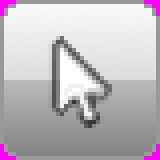
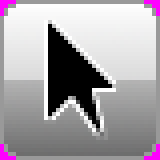
The second 160px x 160px image is a revision of the first. Changes to its layers:
moved "Layer #2" above "Layer #5", painted on it over 4, 4, 156, 140
painted on "Layer #5" over 44, 16, 120, 144
hid "Layer", moved it above "Layer #4", painted on it over 4, 4, 156, 156
showed "Layer #4", painted on it over 4, 4, 156, 156
moved "Layer #3" above "Layer #1", painted on it over 4, 4, 156, 128
painted on "Layer #1" over 4, 4, 156, 156
